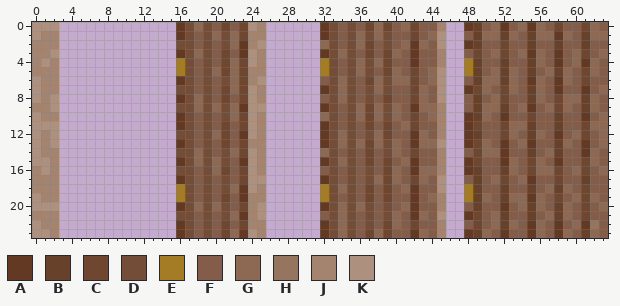
One commit to this pixel-art sprite: media/door.png. That is the earlier state.
The file is 64x24 pixels. Colours within 5 levels of each other are drawn and written as one.
Palette (. is transparent): A #643924  B #67412a  C #6f462f  D #734d37  E #a37c25  F #835d49  G #8d6954  H #96755e  J #a4846f  K #ad917e
And afterwards:
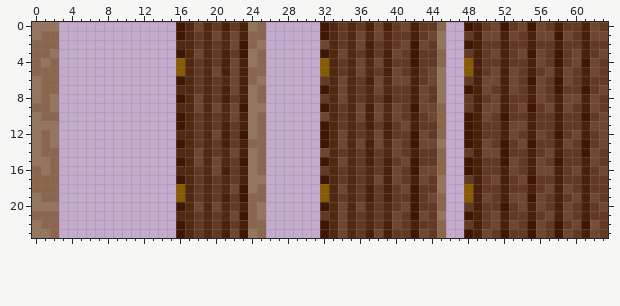
The commit says: Adjusting door colors
Edits made:
colour A: #643924 -> #3f1602
colour C: #6f462f -> #49210b
colour D: #734d37 -> #512811
colour E: #a37c25 -> #8a5c02
colour F: #835d49 -> #643924
colour G: #8d6954 -> #6f462f
colour H: #96755e -> #794f38
colour J: #a4846f -> #8c654d
colour K: #ad917e -> #96755e
Changed rows in their new state; - is a pixel that keeps its letter.
first column x 49:
 0 C------------
 1 C--C--C-----C
 2 C-----C--C--C
 4 C--C--C------
 5 C--C--C--C---
 6 C--C---------
 7 ------C------
 8 C-----C-----C
 9 C--C--------C
10 C--------C---
11 ------C--C---
12 C-----C------
13 ---------C---
14 ------C--C---
16 C--C---------
17 C-----------C
18 C--C--C--C---
19 C--C---------
20 C-----C--C---
21 ---C--C--C---
22 ---C---------
23 C-----------C
Where, in picture pixels (left, top, right, bottom), the same in both pictures:
changed: (32, 22, 59, 238)
changed: (176, 22, 266, 238)
changed: (320, 22, 608, 238)
